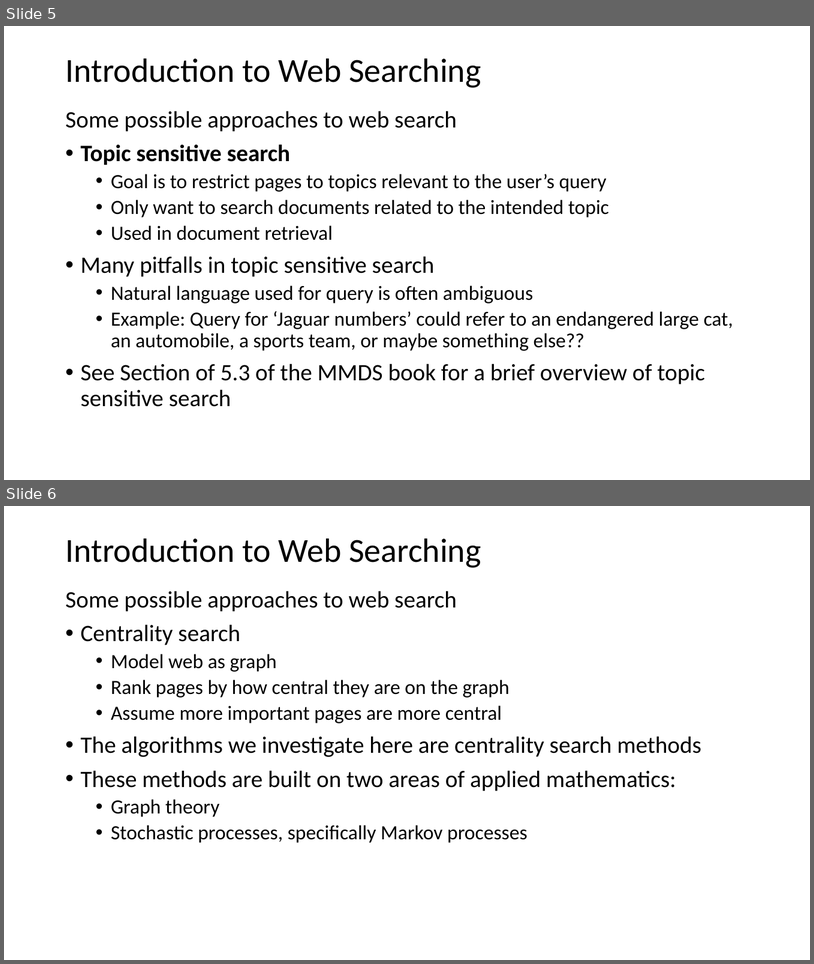
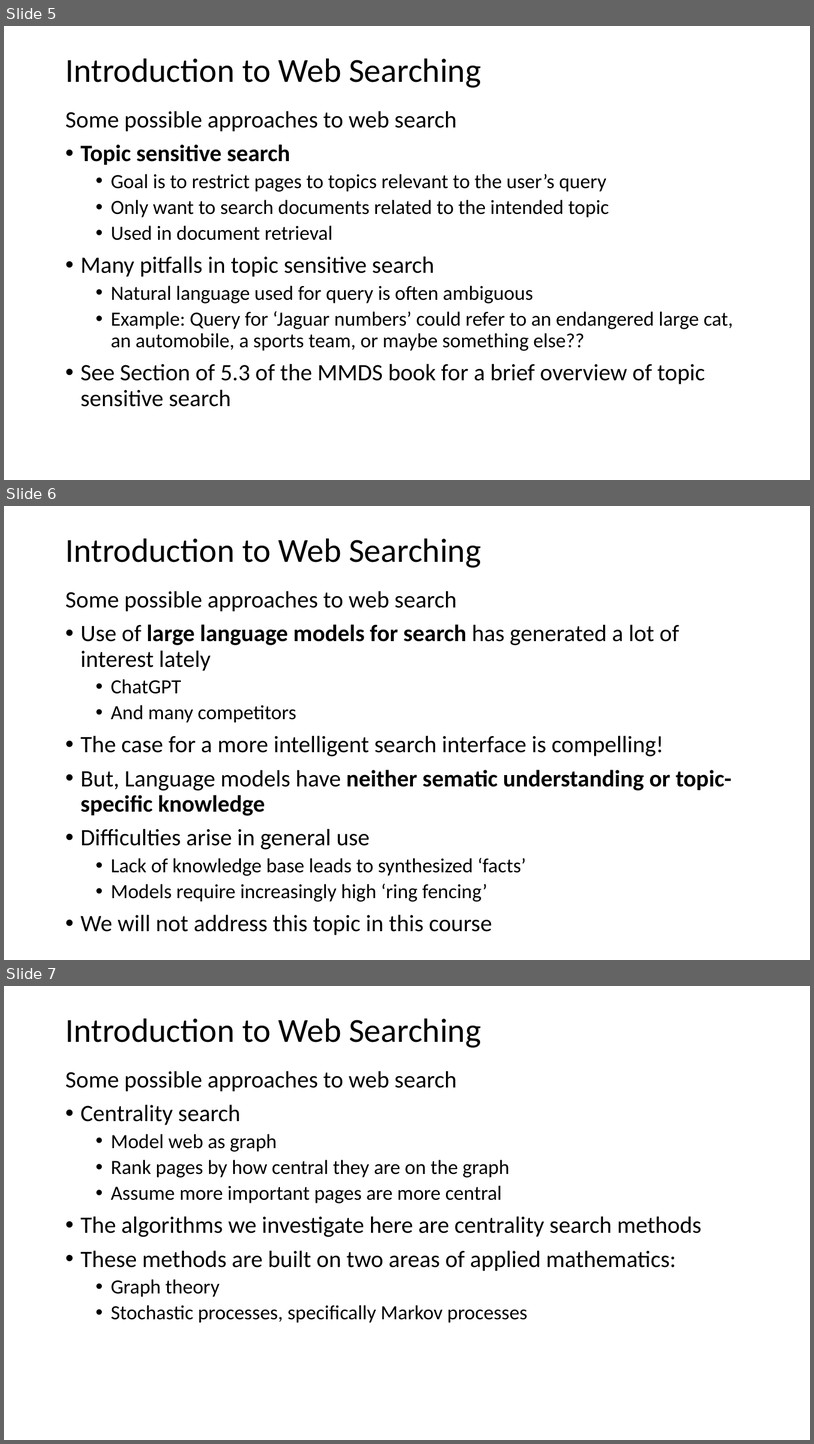
Before and after one commit to StephenElston/CSCI-E-108, a slide deck: slides/5_WebSearching.pptx. Shown one above the other, each under a label of ours: slides 5 and 6 before the commit, slides 5, 6 and 7 after it. The pictures are 814x964 and 814x1444 pixels, drawn with LibreOffice and Linux fonts; fonts in the diff are those of the drawing. Boxes give left, top, right and bottom in pixels: in the first picture for what was removed or moved away, otherwise in the second. Text is boxed around its words. In the diff, an @@ line names an element or a change of style, - is before the commit and + after.

```diff
--- a/slides/5_WebSearching.pptx
+++ b/slides/5_WebSearching.pptx
@@ slide 6 added at [4, 506, 810, 960], background #FFFFFF @@
@@ title added at [65, 538, 482, 568], 40 pt, text #000000 @@
+Introduction to Web Searching
@@ text added at [65, 591, 732, 935], 28 pt, text #000000 @@
+Some possible approaches to web search
+• Use of large language models for search has generated a lot of interest lately
+  • ChatGPT
+  • And many competitors
+• The case for a more intelligent search interface is compelling!
+• But, Language models have neither sematic understanding or topic-specific knowledge
+• Difficulties arise in general use
+  • Lack of knowledge base leads to synthesized ‘facts’
+  • Models require increasingly high ‘ring fencing’
+• We will not address this topic in this course
@@ what was slide 6 is now slide 7 @@
```
Also in this commit, not shown: 4 slides changed.
